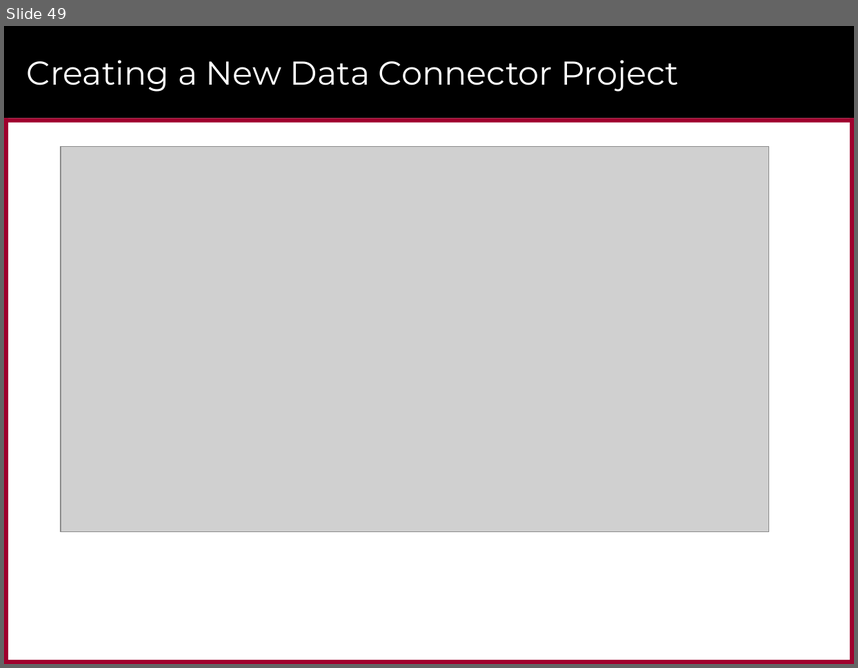
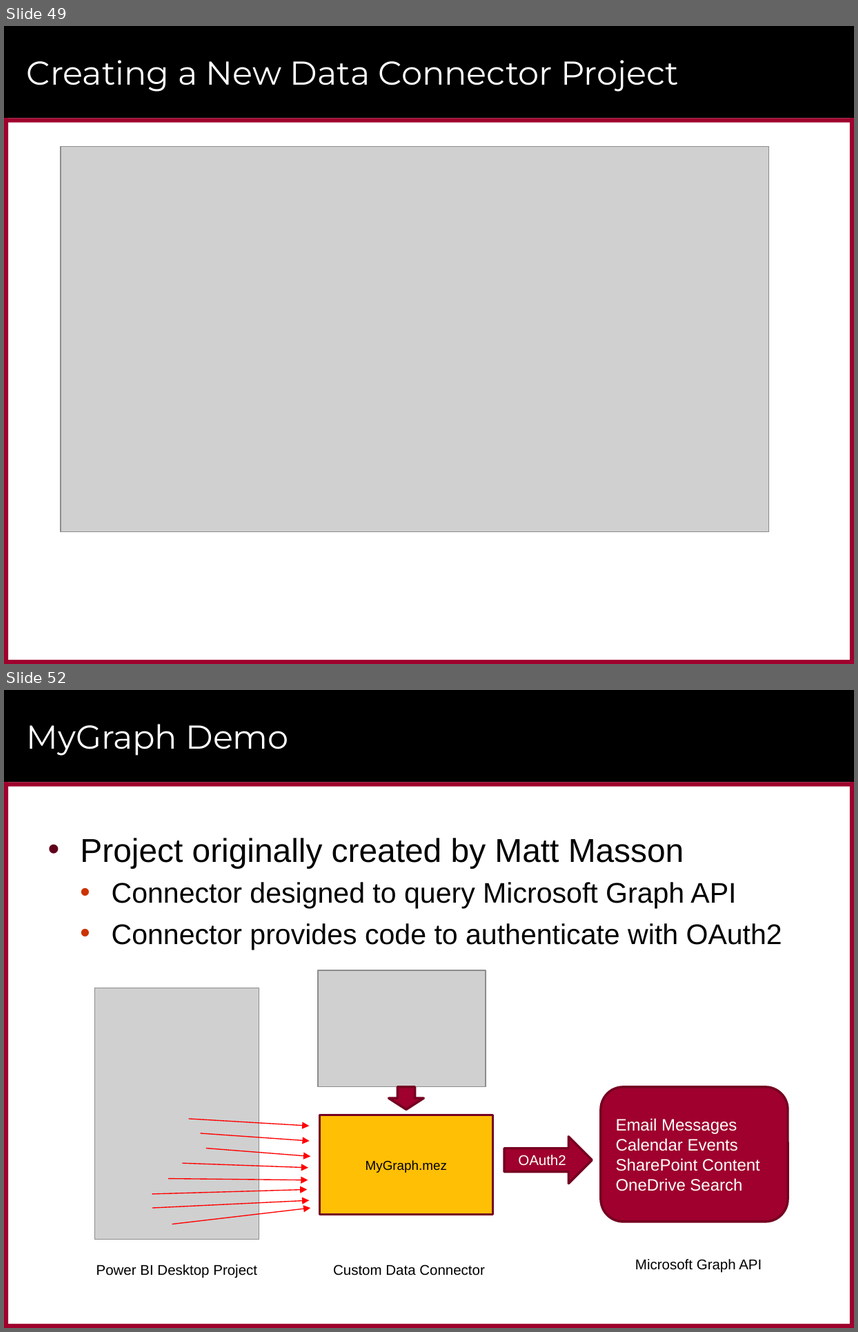
Before and after one commit to CriticalPathTraining/Intro2M, a slide deck: Introduction to M Programming for the Power BI Warrior.pptx. Shown one above the other, each under a label of ours: slide 49 before the commit, slides 49 and 52 after it; the slides between them are not shown. The pictures are 858x668 and 858x1332 pixels, drawn with LibreOffice and Linux fonts; fonts in the diff are those of the drawing; grey boxes stand for pictures; background and template pictures are left out. Boxes give left, top, right and bottom in pixels: in the first picture for what was removed or moved away, otherwise in the second. Text is boxed around its words. In the diff, an @@ line names an element or a change of style, - is before the commit and + after.

```diff
--- a/Introduction to M Programming for the Power BI Warrior.pptx
+++ b/Introduction to M Programming for the Power BI Warrior.pptx
@@ slide 52 added at [4, 690, 854, 1328], background #FFFFFF; not listed: 6 template elements that a slide beside it also shows @@
@@ title added at [27, 724, 289, 756], 28 pt, text #FFFFFF @@
+MyGraph Demo
@@ text added at [80, 838, 782, 949], 24 pt, text #000000 @@
+• Project originally created by Matt Masson
+  • Connector designed to query Microsoft Graph API
+  • Connector provides code to authenticate with OAuth2
@@ picture added at [318, 971, 485, 1087] @@
@@ down arrow added at [389, 1087, 424, 1109], fill #9F002D, outline #760021 2 pt @@
@@ rounded rectangle added at [601, 1087, 788, 1221], fill #9F002D, outline #760021 2 pt, 14 pt, text #FFFFFF @@
+Email Messages
+Calendar Events
+SharePoint Content
+OneDrive Search
@@ rectangle added at [319, 1114, 493, 1214], fill #FFBF05, outline #760021 2 pt, 11 pt, text #000000 @@
+MyGraph.mez
@@ right arrow added at [504, 1136, 591, 1183], fill #9F002D, outline #760021 2 pt, 12 pt, text #FFFFFF @@
+OAuth2
@@ group added at [95, 987, 311, 1278]: 8 arrows, 1 picture, 1 text @@
+Power BI Desktop Project
@@ text added at [333, 1264, 485, 1275], 12 pt, text #000000 @@
+Custom Data Connector
@@ text added at [635, 1259, 762, 1272], 12 pt, text #000000 @@
+Microsoft Graph API
```
Also in this commit, not shown: 1 slide changed, 4 other slides added, 5 other files.
